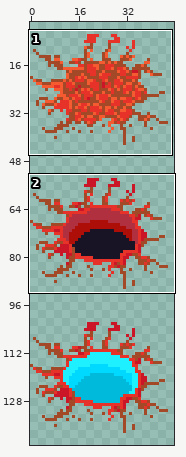
Sprite sheet -- assets/graphics/SpriteSheets/Interacts/hive_ARTI_Overworld-Respawns-Spritesheet.png. Above, an overview of the earlier version with the close-up marked.
Close-up. Before the edit:
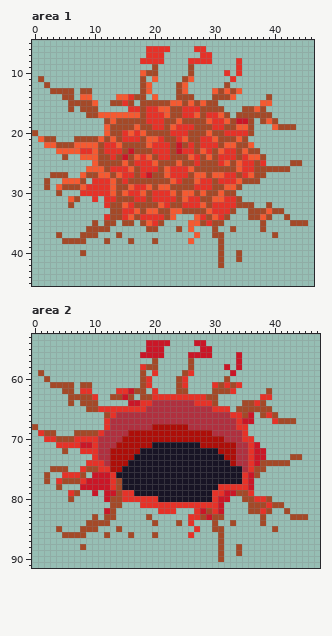
The file is 48x144 pixels. Shown: area 1: x 0..46, y 5..45; area 2: x 0..47, y 53..91. The wide view leaves out empty margins. The commit also changed other parts of the picture, which this record leaves out.
The result:
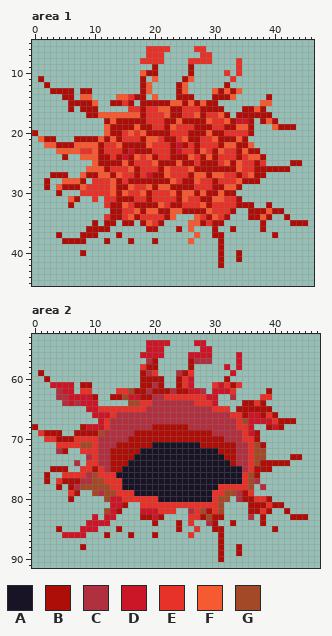
Palette (. is transparent): A #181425  B #ad0e08  C #b0303f  D #ca1627  E #e63228  F #f55a31  G #a44928
Diff:
Changed rows in their new state; - is an unchanged pixel.
Area 1:
first column x 0:
 9 --------------------B-----B-------------------
10 -------------------BB-----B-------------------
11 -B----------------B------B--------------------
12 --B---------------B-----B-------B-------------
13 ---BBBB-BB--------B-----B------B-B------------
14 -----BB----------BB-----BBB---BBB------B------
15 ------BBBB---BB-B-BBBBB--B-B-BB---------------
16 ------B-BBB-------B----BB---BBBB---BB-B-------
17 ---------BB-------B----BB---B---B-BBBBBB------
18 ------------B-BBBBB---BB-BBBB----B--B-B-B-----
19 -------------BBBB-BB--B----BBB--BB--B----BBB--
20 B------------BB----BBBB---BBB-BB----B---------
21 --BB---BBBB-B-B---B---BB--BB---BBB-B----------
22 ----BBB----B---BBBB----B-B-B---B--BB----------
23 -----------B---B-BBB---B---B--B---B-BB--------
24 -----B-----BB-B-B---B--BBB--B-B---B---B-------
25 -----------BBBB-B----BBB-BB-BBB--B---B-----BB-
26 ------------B----B---B-----BBBBBBB---BBBBBB---
27 ---BBB---BB--B---B--BB----B--B----B--BB-------
28 --B-----B-----B-BBBBBBB--BB---B----BBB--------
29 --B--BBB------BB----B--BBBB---BB--B-----------
30 ----B---------B----B----B--B-BB-BB------------
31 -------B------BBB--B----B---BB----B-----------
32 ------B------BB--BBBB--BB----B----BBB--B------
33 -------------BB---B--BB--BBBB----B--BBB-BB----
34 -------------BB--B----B------B--B---BB-B--B---
35 ----------B-BB-BB-B--B------B-BB------B----BBB
36 ---------BBBB------BB---B-----B--B----B-------
37 ----B---BBB---B---------------BB--------B-----
38 -----BBBB---B---B---B----------B--------------
39 -------------------------------B--------------
40 --------B----------------------B--B-----------
41 -------------------------------B--B-----------
42 -------------------------------B--------------
Area 2:
first column x 0:
57 -------------------CB-----BCCC----------------
58 -------------------BB-----B-------------------
59 -B----------------BC----CB--------------------
60 --B---------------BBBB--B-D-----B-------------
61 ---DDDD-BB--------BBCB--B-D----D-B------------
62 ----CDD---------GBBCBBBCBBDDC-DDD------B------
63 ----CCDDDDB--BBGDDBBCC-------DD--C------------
64 -----CDCDDD-----GG------------D----BB-B-------
65 ---------DD-----------------------BBBBBB------
66 ----------DDD----------------------B-DB-B-----
67 -----------D-----------------------G-DDD-BBB--
68 B-------BDDD------------------------D--BDB----
69 --BBB--BBBBG----C-------------------DB--------
70 ----BBB--------C---------------------B--------
71 --------GG---------------------------GB-------
72 ----CB-------------------------------GG-------
73 ---------C---------------------------GG----BB-
74 -------C---C-------------------------GBBBBB---
75 ---BBB---EB-C------------------------BBB------
76 --B-----ECGEE-----------------------GB--------
77 --B--BBBCCGGE-E---------------------GC--------
78 ----B-BCGGGGG-E---------------------G-C-------
79 -------B--GCGGE-----------------GGCB----------
80 ------B-----GDD----------------GG-CBB--B------
81 -------------DDB---------------G----BBB-BB----
82 ------------GDB---DDD-----C-GB-G----BB-B--B---
83 ----------D-DD----BBDB------BGBB----C-B----BBB
84 ---------DDDD-------B---B----CB--B----B-------
85 ----B---DDD---B---------B-----BB--------B-----
86 -----DDDD---B---B---B----------B--------------
87 -------------------------------B--------------
88 --------B----------------------B--B-----------
89 -------------------------------B--B-----------
90 -------------------------------B--------------
